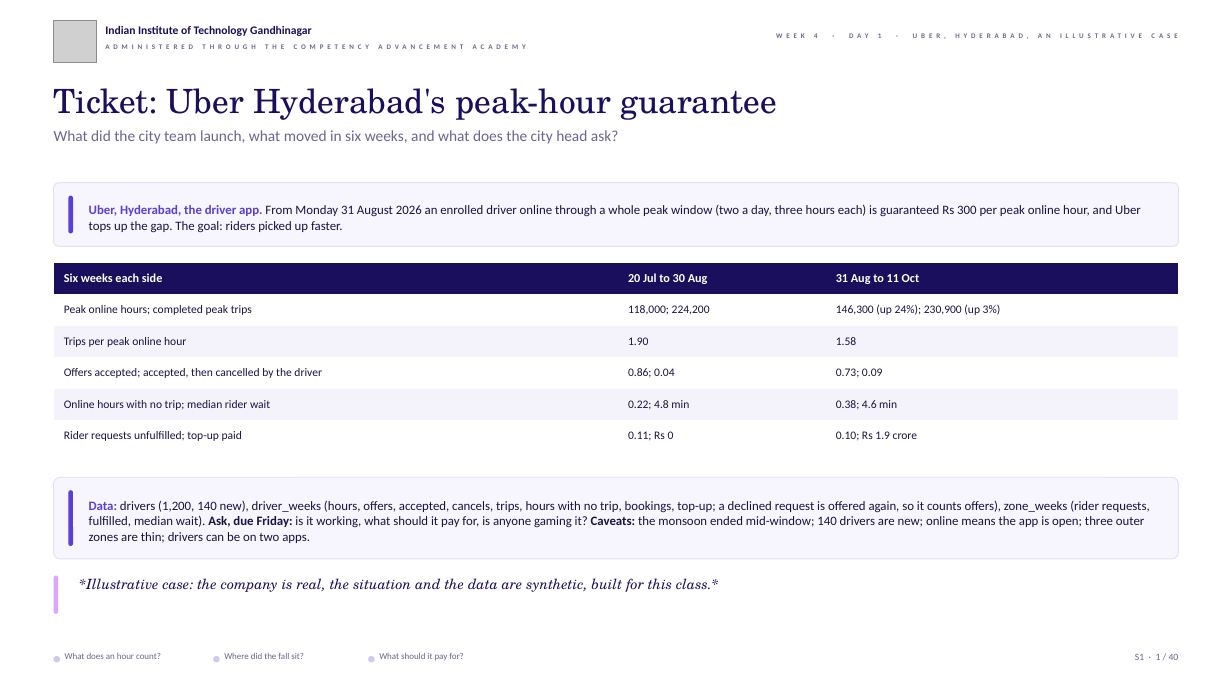
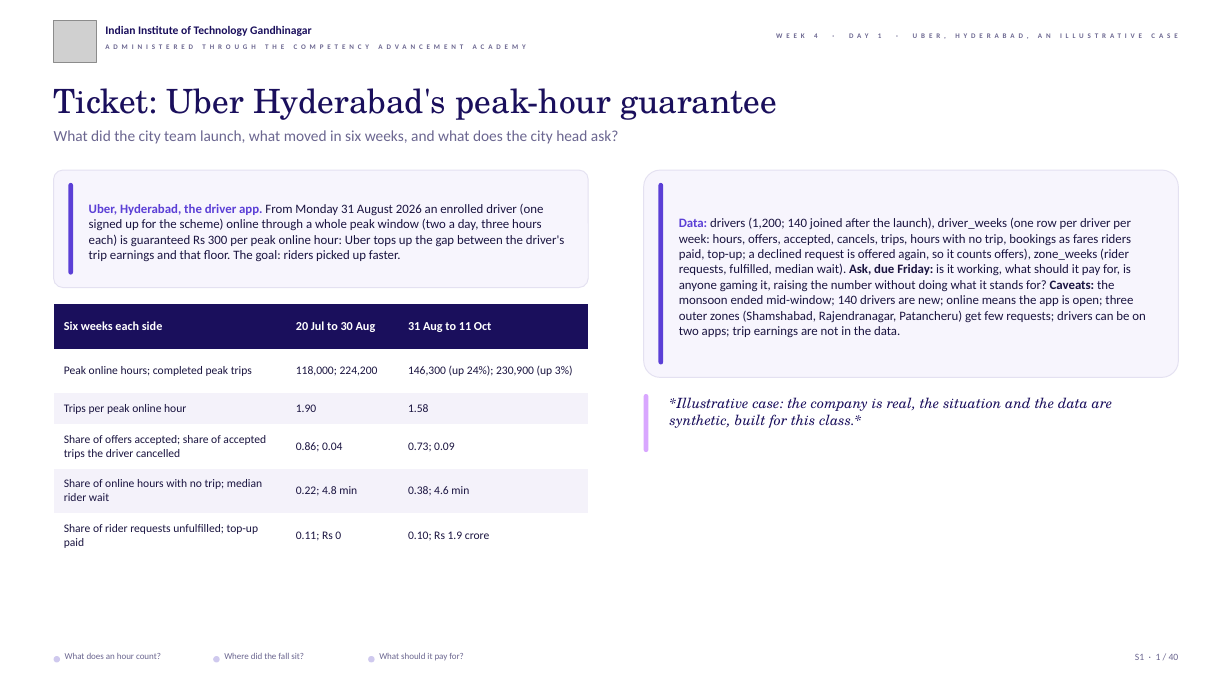
Before and after one commit to fde-academy-lab/c2-content-factory, a slide deck: slide 1 of content/W04/D1/slides/C2_W04_D01_half1_STUDENT.pptx. Drawn at 1232x693 pixels with LibreOffice and Linux fonts; fonts in the diff are those of the drawing; grey boxes stand for pictures; background and template pictures are left out. Boxes give left, top, right and bottom in pixels: in the first picture for what was removed or moved away, otherwise in the second. Text is boxed around its words. In the diff, an @@ line names an element or a change of style, - is before the commit and + after.

```diff
--- a/content/W04/D1/slides/C2_W04_D01_half1_STUDENT.pptx
+++ b/content/W04/D1/slides/C2_W04_D01_half1_STUDENT.pptx
@@ rounded rectangle: place and size @@
-rounded rectangle at [54, 183, 1178, 247]
+rounded rectangle at [54, 170, 589, 287]
@@ rounded rectangle: place and size @@
-rounded rectangle at [54, 478, 1178, 559]
+rounded rectangle at [644, 170, 1179, 377]
@@ rounded rectangle: place and size @@
-rounded rectangle at [68, 196, 73, 234]
+rounded rectangle at [68, 183, 73, 274]
@@ text at [89, 204, 564, 261]: text changed @@
-Uber, Hyderabad, the driver app. From Monday 31 August 2026 an enrolled driver online through a whole peak window (two a day, three hours each) is guaranteed Rs 300 per peak online hour, and Uber tops up the gap. The goal: riders picked up faster.
+Uber, Hyderabad, the driver app. From Monday 31 August 2026 an enrolled driver (one signed up for the scheme) online through a whole peak window (two a day, three hours each) is guaranteed Rs 300 per peak online hour: Uber tops up the gap between the driver's trip earnings and that floor. The goal: riders picked up faster.
@@ rounded rectangle: place and size @@
-rounded rectangle at [68, 491, 73, 546]
+rounded rectangle at [659, 183, 664, 364]
@@ text at [679, 218, 1145, 337]: text changed @@
-Data: drivers (1,200, 140 new), driver_weeks (hours, offers, accepted, cancels, trips, hours with no trip, bookings, top-up; a declined request is offered again, so it counts offers), zone_weeks (rider requests, fulfilled, median wait). Ask, due Friday: is it working, what should it pay for, is anyone gaming it? Caveats: the monsoon ended mid-window; 140 drivers are new; online means the app is open; three outer zones are thin; drivers can be on two apps.
+Data: drivers (1,200; 140 joined after the launch), driver_weeks (one row per driver per week: hours, offers, accepted, cancels, trips, hours with no trip, bookings as fares riders paid, top-up; a declined request is offered again, so it counts offers), zone_weeks (rider requests, fulfilled, median wait). Ask, due Friday: is it working, what should it pay for, is anyone gaming it, raising the number without doing what it stands for? Caveats: the monsoon ended mid-window; 140 drivers are new; online means the app is open; three outer zones (Shamshabad, Rajendranagar, Patancheru) get few requests; drivers can be on two apps; trip earnings are not in the data.
@@ table at [54, 304, 588, 557] @@
-row 4, column 1: Offers accepted; accepted, then cancelled by the driver
+row 4, column 1: Share of offers accepted; share of accepted trips the driver cancelled
-row 5, column 1: Online hours with no trip; median rider wait
+row 5, column 1: Share of online hours with no trip; median rider wait
-row 6, column 1: Rider requests unfulfilled; top-up paid
+row 6, column 1: Share of rider requests unfulfilled; top-up paid
@@ table: place and size @@
-table at [54, 263, 1179, 452]
+table at [54, 304, 588, 557]
@@ rounded rectangle: place and size @@
-rounded rectangle at [54, 576, 58, 614]
+rounded rectangle at [644, 394, 649, 452]
@@ text "*Illustrative case: the company is ..." rewrapped from [79, 578, 719, 592] to [670, 397, 1113, 428] @@
```
Also in this commit, not shown: 25 other slides changed, 8 other files.
